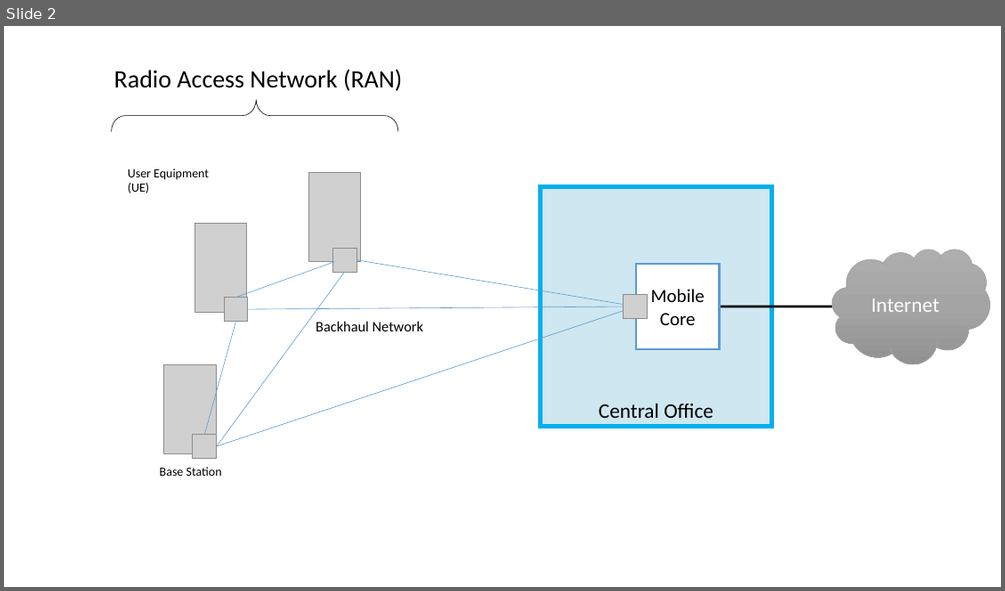
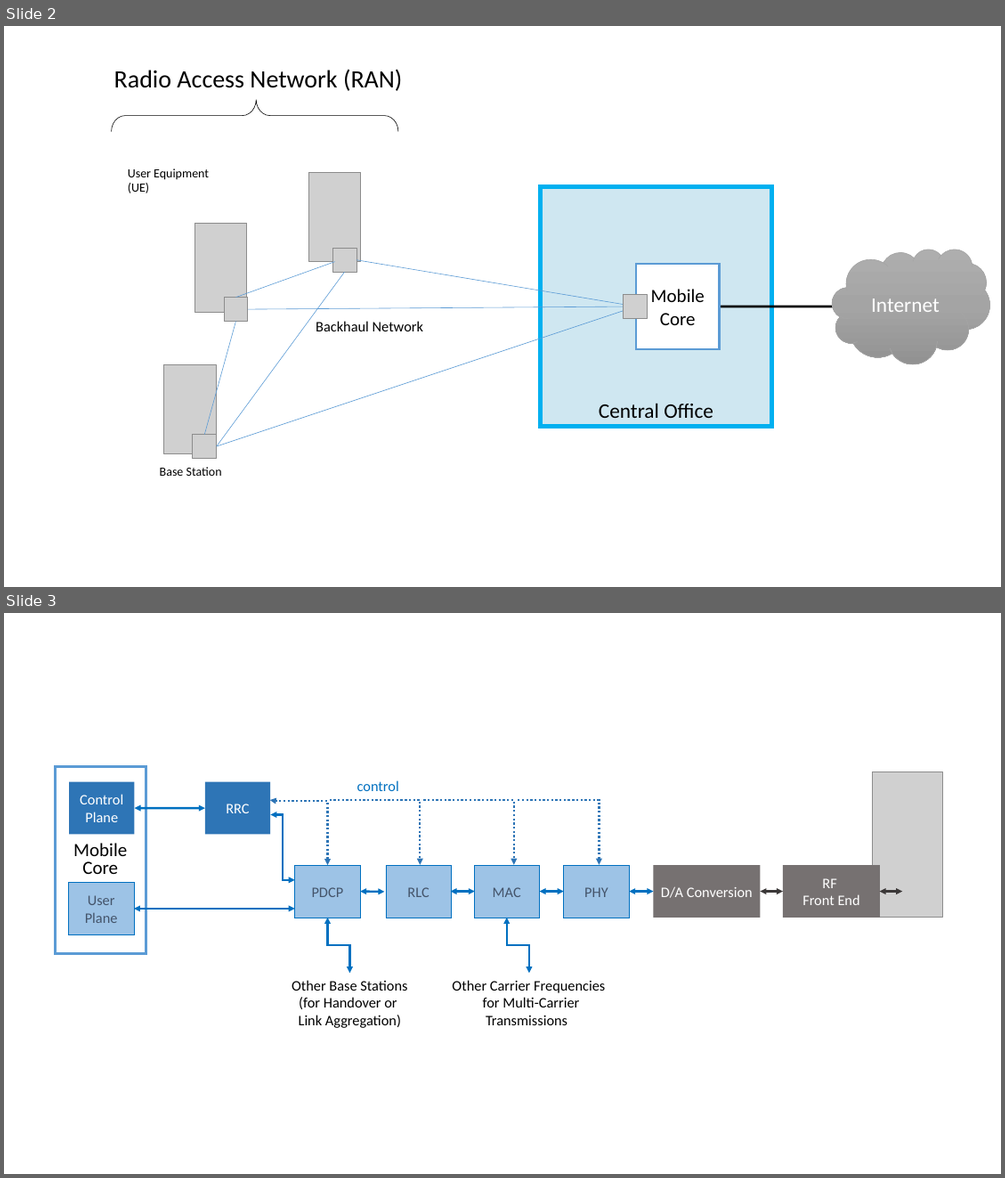
Before and after one commit to SystemsApproach/sdn, a slide deck: access.pptx. Shown one above the other, each under a label of ours: slide 2 before the commit, slides 2 and 3 after it. The pictures are 1005x591 and 1005x1178 pixels, drawn with LibreOffice and Linux fonts; fonts in the diff are those of the drawing; grey boxes stand for pictures; background and template pictures are left out. Boxes give left, top, right and bottom in pixels: in the first picture for what was removed or moved away, otherwise in the second. Text is boxed around its words. In the diff, an @@ line names an element or a change of style, - is before the commit and + after.

```diff
--- a/access.pptx
+++ b/access.pptx
@@ slide 3 added at box(4, 613, 1001, 1174), background #FFFFFF @@
@@ rectangle added at box(55, 766, 146, 953), fill #FFFFFF, outline #5B9BD5 2.25 pt, 18 pt, text #000000 @@
+Mobile
+Core
@@ picture added at box(873, 771, 943, 917) @@
@@ rectangle added at box(69, 782, 134, 835), fill #2E75B6, 14 pt, text #FFFFFF @@
+Control
+Plane
@@ rectangle added at box(205, 782, 270, 835), fill #2E75B6, 14 pt, text #FFFFFF @@
+RRC
@@ text added at box(357, 780, 399, 791), 14 pt, text #0070C0 @@
+control
@@ text added at box(73, 805, 135, 819), 12 pt, text #FFFFFF @@
+Mobile Core
+Control Plane
@@ double arrow added from (134, 808) to (205, 808), #0070C0 2 pt @@
@@ elbow double arrow added from (270, 815) to (295, 880), #0070C0 2 pt @@
@@ elbow double arrow added from (270, 800) to (328, 865), #2E75B6 2 pt dashed @@
@@ elbow arrow added from (329, 800) to (420, 865), #2E75B6 2 pt dashed @@
@@ elbow arrow added from (423, 800) to (514, 865), #2E75B6 2 pt dashed @@
@@ elbow arrow added from (518, 800) to (599, 865), #2E75B6 2 pt dashed @@
@@ text added at box(73, 843, 127, 923), 12 pt, text #FFFFFF @@
+Mobile Core
+User Plane
@@ rectangle added at box(295, 865, 360, 917), fill #9DC3E6, outline #0070C0 0.5 pt, 14 pt, text #44546A @@
+PDCP
@@ rectangle added at box(386, 865, 451, 917), fill #9DC3E6, outline #0070C0 0.5 pt, 14 pt, text #44546A @@
+RLC
@@ rectangle added at box(474, 865, 540, 917), fill #9DC3E6, outline #0070C0 0.5 pt, 14 pt, text #44546A @@
+MAC
@@ rectangle added at box(564, 865, 629, 917), fill #9DC3E6, outline #0070C0 0.5 pt, 14 pt, text #44546A @@
+PHY
@@ rectangle added at box(653, 865, 760, 917), fill #767171, 14 pt, text #FFFFFF @@
+D/A Conversion
@@ rectangle added at box(783, 865, 881, 917), fill #767171, 14 pt, text #FFFFFF @@
+RF
+Front End
@@ rectangle added at box(68, 882, 133, 934), fill #9DC3E6, outline #0070C0 0.5 pt, 14 pt, text #44546A @@
+User
+Plane
@@ double arrow added from (360, 892) to (385, 892), #0070C0 2 pt @@
@@ double arrow added from (451, 892) to (475, 892), #0070C0 2 pt @@
@@ double arrow added from (540, 892) to (564, 892), #0070C0 2 pt @@
@@ double arrow added from (629, 892) to (653, 892), #0070C0 2 pt @@
@@ double arrow added from (760, 892) to (783, 892), #3B3838 2 pt @@
@@ double arrow added from (880, 892) to (902, 892), #3B3838 2 pt @@
@@ double arrow added from (134, 908) to (295, 908), #0070C0 2 pt @@
@@ elbow double arrow added from (328, 917) to (349, 973), #0070C0 2 pt @@
@@ elbow double arrow added from (507, 917) to (529, 973), #0070C0 2 pt @@
@@ text added at box(291, 980, 407, 1028), 14 pt, text #000000 @@
+Other Base Stations
+(for Handover or
+Link Aggregation)
@@ text added at box(452, 980, 605, 1025), 14 pt, text #000000 @@
+Other Carrier Frequencies
+(for Multi-Carrier
+Transmissions)
```
Also in this commit, not shown: 3 other slides added, 6 other files.
